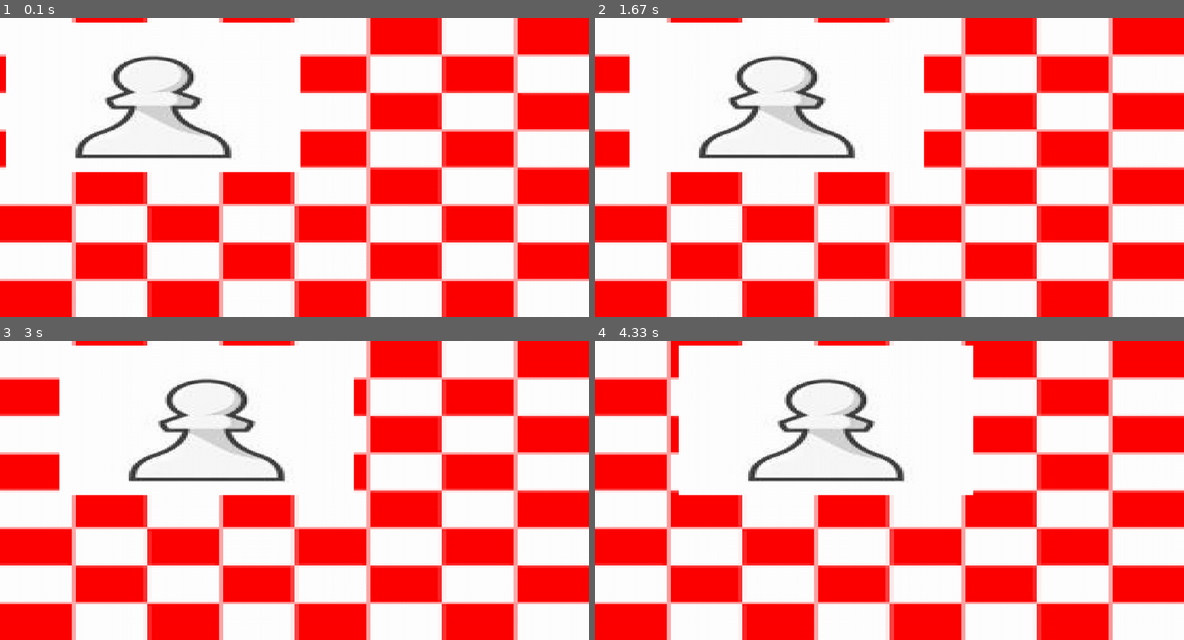
Above: before the commit, frames 1-4 (two rows, left to right).
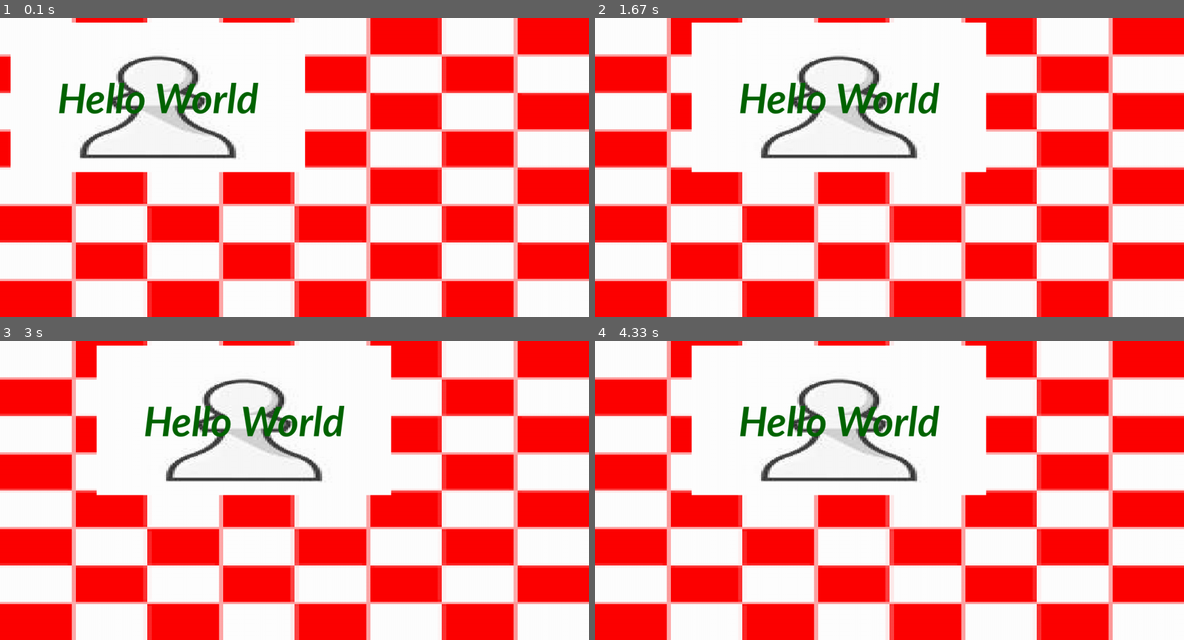
Above: after the commit, the same moments.

Repository: FizzyKing6002/App-Game-Designer-using-Pygame
Game: pygame game, started from projectEditor.py
Same seed, same stepped clock (60 frames per second), same inputs: the game is played once before the commit and once after it.
Inputs:
- Up to frame 1 (0.1 s): no input
- Up to frame 2 (1.67 s): no input
- Up to frame 3 (3 s): no input
- Up to frame 4 (4.33 s): no input

The runs differ from the first frame. In frame 1, 3.5% of the frame differs, in the area x 1-52%, y 12-51%; in frame 2, 11%, in the area x 5-67%, y 1-52%; in frame 3, 8.4%; in frame 4, 5.1%.

Commit message:
Text Creation
Code has been added, including a new class, to handle text creation using the app and pygame's font module.

Diff:
--- a/EditorScripts/ObjectScripts/Example_Object.py
+++ b/EditorScripts/ObjectScripts/Example_Object.py
@@ -1,5 +1,6 @@
 object_type = {
     "container" : True,
+    "text" : False,
     "image" : True,
     "button" : True,
     "hover_activated" : False,
@@ -23,6 +24,12 @@
         self.position_origin = [0.5, 0.5]
         self.animations = []
 
+        self.text = ""
+        self.text_font = "Calibri"
+        self.text_colour = (0, 0, 0)
+        self.text_bold = False
+        self.text_italic = False
+
     def frame_update(self, time):
         pass
 
--- a/EditorScripts/ObjectScripts/Example_Object2.py
+++ b/EditorScripts/ObjectScripts/Example_Object2.py
@@ -1,5 +1,6 @@
 object_type = {
     "container" : True,
+    "text" : False,
     "image" : True,
     "button" : True,
     "hover_activated" : False,
@@ -27,12 +28,18 @@
         self.position_origin = [0, 0]
         self.animations = []
 
+        self.text = ""
+        self.text_font = "Calibri"
+        self.text_colour = (0, 0, 0)
+        self.text_bold = False
+        self.text_italic = False
+
         self.one_time = True
 
     def frame_update(self, time):
         if self.one_time:
             self.one_time = False
-            self.create_animation(200, 5000, "posx")
+            self.create_animation(200, 1000, "posx", "x")
 
     def left_clicked(self):
         pass
--- a/EditorScripts/ObjectScripts/Example_Object3.py
+++ b/EditorScripts/ObjectScripts/Example_Object3.py
@@ -1,5 +1,6 @@
 object_type = {
     "container" : False,
+    "text" : True,
     "image" : False,
     "button" : False,
     "hover_activated" : False,
@@ -15,13 +16,19 @@
         self.img_dir = None
         self.activation_keys = {}
 
-        self.position_modifiers = [[0, 1], [0, 1]]
-        self.size_modifiers = [[0, 1], [0, 1]]
+        self.position_modifiers = [[0, 0.5], [0, 0.5]]
+        self.size_modifiers = [[0, 1], [0, 0.3]]
         self.rotation_modifiers = [0, 1]
         self.opacity_modifiers = [0, 1]
 
         self.position_origin = [0.5, 0.5]
         self.animations = []
+
+        self.text = "Hello World"
+        self.text_font = "Calibri"
+        self.text_colour = (0, 100, 0)
+        self.text_bold = True
+        self.text_italic = True
 
     def frame_update(self, time):
         pass
--- a/EditorScripts/ObjectScripts/Example_Object4.py
+++ b/EditorScripts/ObjectScripts/Example_Object4.py
@@ -1,5 +1,6 @@
 object_type = {
     "container" : False,
+    "text" : False,
     "image" : False,
     "button" : False,
     "hover_activated" : False,
@@ -23,6 +24,12 @@
         self.position_origin = [0.5, 0.5]
         self.animations = []
 
+        self.text = ""
+        self.text_font = "Calibri"
+        self.text_colour = (0, 0, 0)
+        self.text_bold = False
+        self.text_italic = False
+
     def frame_update(self, time):
         pass
 
--- a/EditorScripts/ObjectScripts/Example_Object5.py
+++ b/EditorScripts/ObjectScripts/Example_Object5.py
@@ -1,5 +1,6 @@
 object_type = {
     "container" : False,
+    "text" : False,
     "image" : False,
     "button" : False,
     "hover_activated" : False,
@@ -23,6 +24,12 @@
         self.position_origin = [0.5, 0.5]
         self.animations = []
 
+        self.text = ""
+        self.text_font = "Calibri"
+        self.text_colour = (0, 0, 0)
+        self.text_bold = False
+        self.text_italic = False
+
     def frame_update(self, time):
         pass
 
--- a/ImportCode/objects.py
+++ b/ImportCode/objects.py
@@ -4,13 +4,14 @@
 from ImportCode import animation
 
 def Object(*args):
-    container, image, button, hover_activated, key_activated, object_class, *args = args
+    container, text, image, button, hover_activated, key_activated, object_class, *args = args
 
     class Object(Container if container else None1,
-                 Image if image else None2,
-                 Button if button else None3,
-                 Hover_Activated if hover_activated else None4,
-                 Key_Activated if key_activated else None5,
+                 Text if text else None2,
+                 Image if image else None3,
+                 Button if button else None4,
+                 Hover_Activated if hover_activated else None5,
+                 Key_Activated if key_activated else None6,
                  object_class):
         def __init__(self, *args):
             self.pos = [0, 0]
@@ -130,6 +131,13 @@
                 self.pos, self.size, self.rot, self.opa,
                 mouse_pos, mouse_state, key_state)
 
+class Text:
+    def draw_self(self, window):
+        font = pygame.font.SysFont(self.text_font, round(self.size[1]), self.text_bold, self.text_italic)
+        temp_img = pygame.transform.rotate(font.render(self.text, True, self.text_colour), self.rot)
+
+        draw_surface(self, window, temp_img)
+
 class Image:
     def __init__(self):
         if self.img_dir is not None:
@@ -139,20 +147,23 @@
         temp_img = pygame.transform.rotate(pygame.transform.scale(
             self.img, [round(self.size[0]), round(self.size[1])]), self.rot)
 
-        width = temp_img.get_width()
-        height = temp_img.get_height()
-        x_coord = round(self.pos[0] - width / 2)
-        y_coord = round(self.pos[1] - height / 2)
-
-        if self.opa == 1:
-            window.blit(temp_img, (x_coord, y_coord))
-            return
-
-        temp_surface = pygame.Surface((width, height)).convert()
-        temp_surface.blit(window, (-x_coord, -y_coord))
-        temp_surface.blit(temp_img, (0, 0))
-        temp_surface.set_alpha(255 * self.opa)
-        window.blit(temp_surface, (x_coord, y_coord))
+        draw_surface(self, window, temp_img)
+
+def draw_surface(self, window, temp_img):
+    width = temp_img.get_width()
+    height = temp_img.get_height()
+    x_coord = round(self.pos[0] - width / 2)
+    y_coord = round(self.pos[1] - height / 2)
+
+    if self.opa == 1:
+        window.blit(temp_img, (x_coord, y_coord))
+        return
+
+    temp_surface = pygame.Surface((width, height)).convert()
+    temp_surface.blit(window, (-x_coord, -y_coord))
+    temp_surface.blit(temp_img, (0, 0))
+    temp_surface.set_alpha(255 * self.opa)
+    window.blit(temp_surface, (x_coord, y_coord))
 
 class Button:
     def call_clicked(self, mouse_pos, mouse_state):
@@ -223,3 +234,5 @@
     pass
 class None5:
     pass
+class None6:
+    pass
--- a/projectEditor.py
+++ b/projectEditor.py
@@ -4,6 +4,7 @@
 from ImportCode import objects
 from EditorScripts import ObjectScripts
 
+pygame.init()
 os.environ["SDL_VIDEO_WINDOW_POS"] = "%d, %d" % (0, 30)
 
 class Main:
@@ -57,6 +58,7 @@
                     exec(f"object_class = ObjectScripts.{object_name}.{object_name}",
                          locals(), globals())
                     exec(f"""{path}.append(objects.Object(object_type['container'],
+                                                          object_type['text'],
                                                           object_type['image'],
                                                           object_type['button'],
                                                           object_type['hover_activated'],
